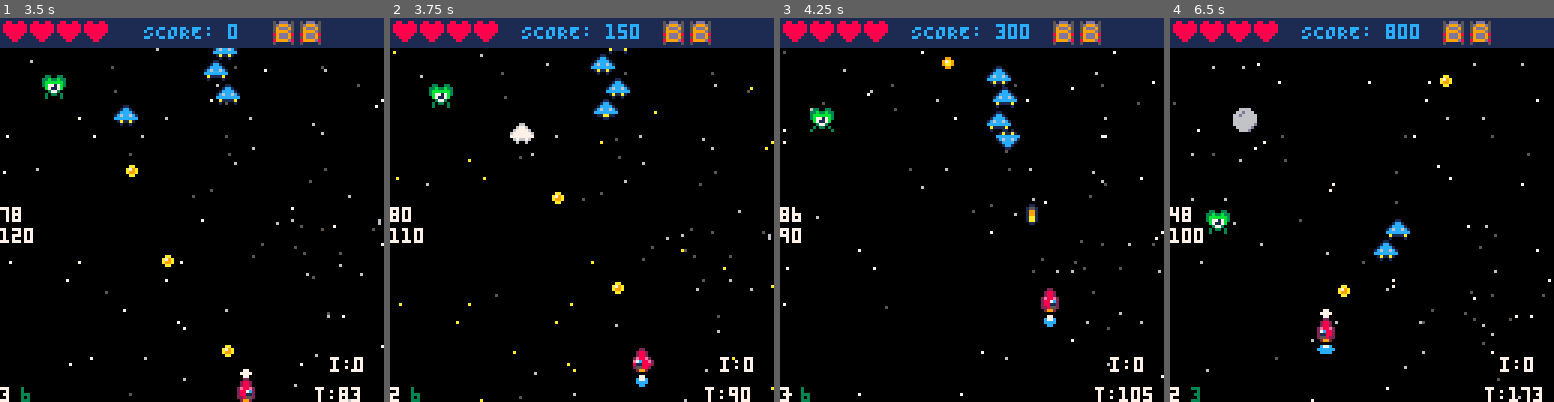
Above: before the commit, frames 1-4 (left to right).
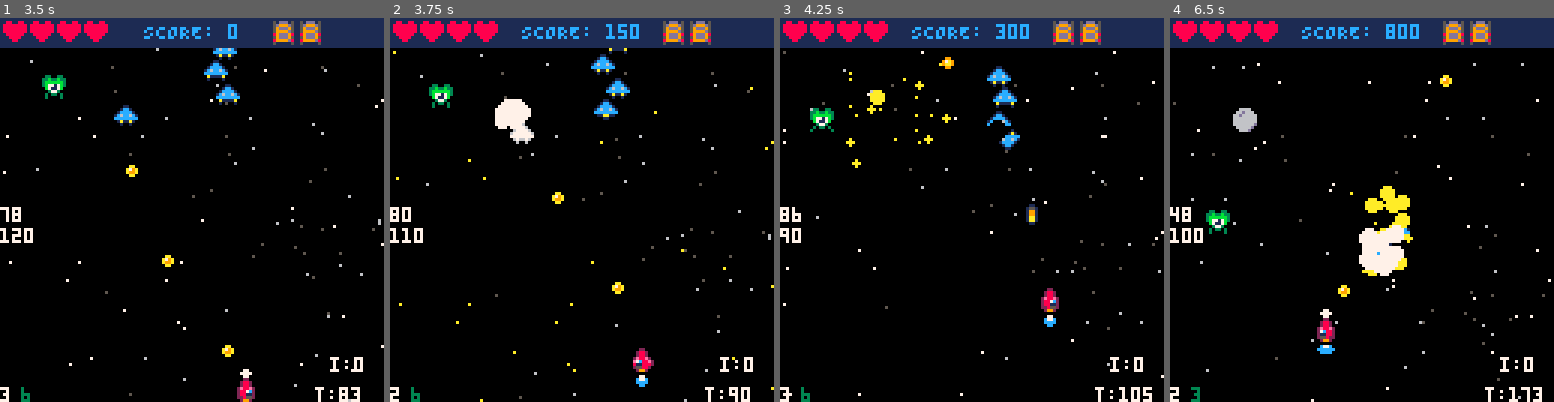
Above: after the commit, the same moments.

Repository: ProfSFrink/pico-8_shump_tutorial
Game: PICO-8 cartridge shump.p8
Same seed, same stepped clock (60 frames per second), same inputs: the game is played once before the commit and once after it.
Inputs:
- Up to frame 1 (3.5 s): tap O (Z key) at 0.33, 0.7, 1.43, 2.22, 3.1 s; tap X (X key) at 1.07, 2.07, 2.4, 2.73, 3.07, 3.4 s; hold Left 1.97-2.37 s; hold Down 2.42-2.82 s; hold Right from 2.87 s (still down)
- Up to frame 2 (3.75 s): release Right at 3.53 s; hold Up from 3.58 s (still down); tap X (X key) at 3.73 s
- Up to frame 3 (4.25 s): tap O (Z key) at 3.98 s; tap X (X key) at 4.07 s; release Up at 4.08 s; hold Right from 4.13 s (still down)
- Up to frame 4 (6.5 s): tap X (X key) every 0.33 s from 4.4 to 6.4 s; release Right at 4.53 s; hold Down 4.58-5.08 s; tap O (Z key) at 4.87, 5.75 s; hold Left 5.13-5.8 s; hold Up 5.85-6.18 s; hold Left from 6.23 s (still down)

Frame 1 is identical in both runs. In frame 2, 0.6% of the frame differs, in the area x 27-37%, y 21-29%; in frame 3, 0.5%; in frame 4, 2.0%, in the area x 46-64%, y 43-68%.

Commit message:
- (feat) add explosions using same pattern as projectiles and enemies.
- (refactor) move more vars onto ship object.

Diff:
--- a/components/enemy.lua
+++ b/components/enemy.lua
@@ -3,7 +3,7 @@
 -- TODO: Add hp property.
 -- TODO: Add projectiles for enemies.
 
-
+-- Initial enemy definitions.
 function initEnemies()
     -- Setup for an enemy.
     -- type: Enemy type.
@@ -110,7 +110,6 @@
         kill=function(self)
             self.dead=true
             player.score+=self.points
-            sfx(2)
         end
     }
 end
--- /dev/null
+++ b/components/explosion.lua
@@ -0,0 +1,50 @@
+-- Explosion component data & logic.
+
+-- Initial explosion definitions.
+function initExps()
+    exps={}
+    clrs={5,9,10,7}
+    numOfExps=20
+    ls=5 -- Explosion lifetime.
+end
+
+-- Factory function for creating explosions.
+-- @param x: The x position of the explosion.
+-- @param y: The y position of the explosion.
+-- @return: A new explosion object.
+function newExp(x, y)
+    return {
+        x=x,
+        y=y,
+        spdX=1-rnd(2),
+        spdY=1-rnd(2),
+        scale=2+rnd(2),
+        life=ls,
+
+        update=function(self)
+            self.x+=self.spdX
+            self.y+=self.spdY
+            self.scale-=0.1
+            self.life-=.1
+            self.col=flr(self.life)
+
+            if self.life<=0 then
+                del(exps, self)
+            end
+        end,
+
+        draw=function(self)
+            circfill(self.x, self.y, self.scale, clrs[self.col])
+        end,
+    }
+end
+
+-- Create Explosion.
+-- @param x: The x position of the explosion.
+-- @param y: The y position of the explosion.
+function spawnExp(x, y)
+    for i=1,numOfExps do
+        add(exps, newExp(x, y))
+    end
+    -- TODO: ADD SOUND EFFECT.
+end
--- a/shump.p8
+++ b/shump.p8
@@ -12,6 +12,7 @@
 #include ./components/projectile.lua
 #include ./components/starfield.lua
 #include ./components/enemy.lua
+#include ./components/explosion.lua
 
 __gfx__
 00000000000220000002200000022000000220000002200000000000000000000000000000000000000000000000000000000000088008800880088000000000
--- a/states/game.lua
+++ b/states/game.lua
@@ -9,9 +9,6 @@
 
 	-- Points towards next spawn event.
 	spawnEventIndex=1
-
-	-- Max number of enemies on screen.
-	maxEnemies=16
 
 	-- Spawn timelines in frames (30fps).
 	spawnEvent={
@@ -22,7 +19,6 @@
 		{frame=65, kind=eneDefs.blue, spawnX=70},
 		{frame=75, kind=eneDefs.blue, spawnX=70},
 		{frame=100, kind=eneDefs.green, spawnX=72},
-
 	}
 
 	-- Set up the ship.
@@ -30,35 +26,30 @@
 	-- y: Y coordinate.
 	-- spdX: Speed in the x direction.
 	-- spdY: Speed in the y direction.
-	-- spr: Ship sprite.
+	-- spr: Current ship sprite.
 	-- flStrtFram: Ship flame start frame.
 	-- flEndFram: Ship flame end frame.
 	-- bullOffset: Offset for where bullets spawn from the ship.
 	ship={
+		-- Starting position.
 		x=64,
 		y=108,
+		-- Speed of the ship.
 		spdX=2,
 		spdY=2,
+		-- Current ship sprite.
 		spr=3,
+		-- Ship flame start & end frame.
 		flStrtFram=7,
 		flEndFram=11,
+		flCurrFram=7,
+		-- Offset for bullets.
 		bullOffset=3,
+		-- Size of muzzles flash.
+		muzzle=0,
+		-- Invulnerability timer in frames.
 		invul=0
 	}
-
-	shipFlFram=ship.flStrtFram
-
-	-- Setup for projectiles.
-	projectiles = {}
-
-	-- Tracks frames between shots.
-	proTimer=0
-
-	-- Setup for ship muzzle flash.
-	muzzle=0
-
-	-- Setup for enemies.
-	enemies={}
 
 	-- Setup player.
 	player={
@@ -66,6 +57,20 @@
 		lives=4,
 		bombs=2
 	}
+
+	-- Setup for projectiles.
+	projectiles = {}
+
+	-- Tracks frames between shots.
+	proTimer=0
+
+	-- Setup for enemies.
+	enemies={}
+
+	-- Max number of enemies on screen.
+	maxEnemies=16
+
+	initExps()
 
 	createStarfield(false)
 end
@@ -81,7 +86,7 @@
         cfg.spd, cfg.animDelay
     ))
     sfx(cfg.sfx)
-    muzzle=4
+    ship.muzzle=4
 end
 
 -- Updates the game screen.
@@ -167,6 +172,11 @@
 		p:update()
 	end
 
+	-- Moving the explosions.
+	for x in all(exps) do
+		x:update()
+	end
+
 	--[[Collision detection between
 		projectiles and enemies.]]--
 	for e in all(enemies) do
@@ -175,8 +185,9 @@
 		if e.y > 0 then
 			for p in all(projectiles) do
 				if col(e,p) then
+					del(projectiles, p)
+					spawnExp(e.x, e.y)
 					e:kill()
-					del(projectiles, p)
 				end
 			end
 		end
@@ -203,14 +214,14 @@
 	end
 
 	-- Animate ship flame.
-	shipFlFram+=1
-	if shipFlFram>ship.flEndFram then
-		shipFlFram=ship.flStrtFram
+	ship.flCurrFram+=1
+	if ship.flCurrFram>ship.flEndFram then
+		ship.flCurrFram=ship.flStrtFram
 	end
 
 	-- Animate the muzzle flash.
-	if muzzle>=0 then
-		muzzle-=1
+	if ship.muzzle>=0 then
+		ship.muzzle-=1
 	end
 
 end
@@ -231,30 +242,32 @@
 
 	if ship.invul<=0 then
 		spr(ship.spr,ship.x,ship.y)
-		spr(shipFlFram,ship.x,ship.y+8)
+		spr(ship.flCurrFram,ship.x,ship.y+8)
 	else
 		if sin(gameTimer/5)<0.1 then
 			spr(ship.spr,ship.x,ship.y)
-			spr(shipFlFram,ship.x,ship.y+8)
+			spr(ship.flCurrFram,ship.x,ship.y+8)
 		end
 	end
 
 	-- Enemies.
-
 	for e in all(enemies) do
 		e:draw()
 	end
 
 	-- Projectiles.
-
 	for p in all(projectiles) do
 		p:draw()
 	end
 
+	-- Explosions.
+	for x in all(exps) do
+		x:draw()
+	end
+
 	-- Muzzle flash.
-
-	circfill(ship.x+3,ship.y-2,muzzle,7)
-	circfill(ship.x+4,ship.y-2,muzzle,7)
+	circfill(ship.x+3,ship.y-2,ship.muzzle,7)
+	circfill(ship.x+4,ship.y-2,ship.muzzle,7)
 
 	-- UI.
 
@@ -262,7 +275,7 @@
 
     local scoreStr = "SCORE: "..player.score
 
-	?scoreStr,calcCenX(#scoreStr),2,12
+	print(scoreStr,calcCenX(#scoreStr),2,12)
 
 	for i=1,4 do
 		if player.lives>=i then
